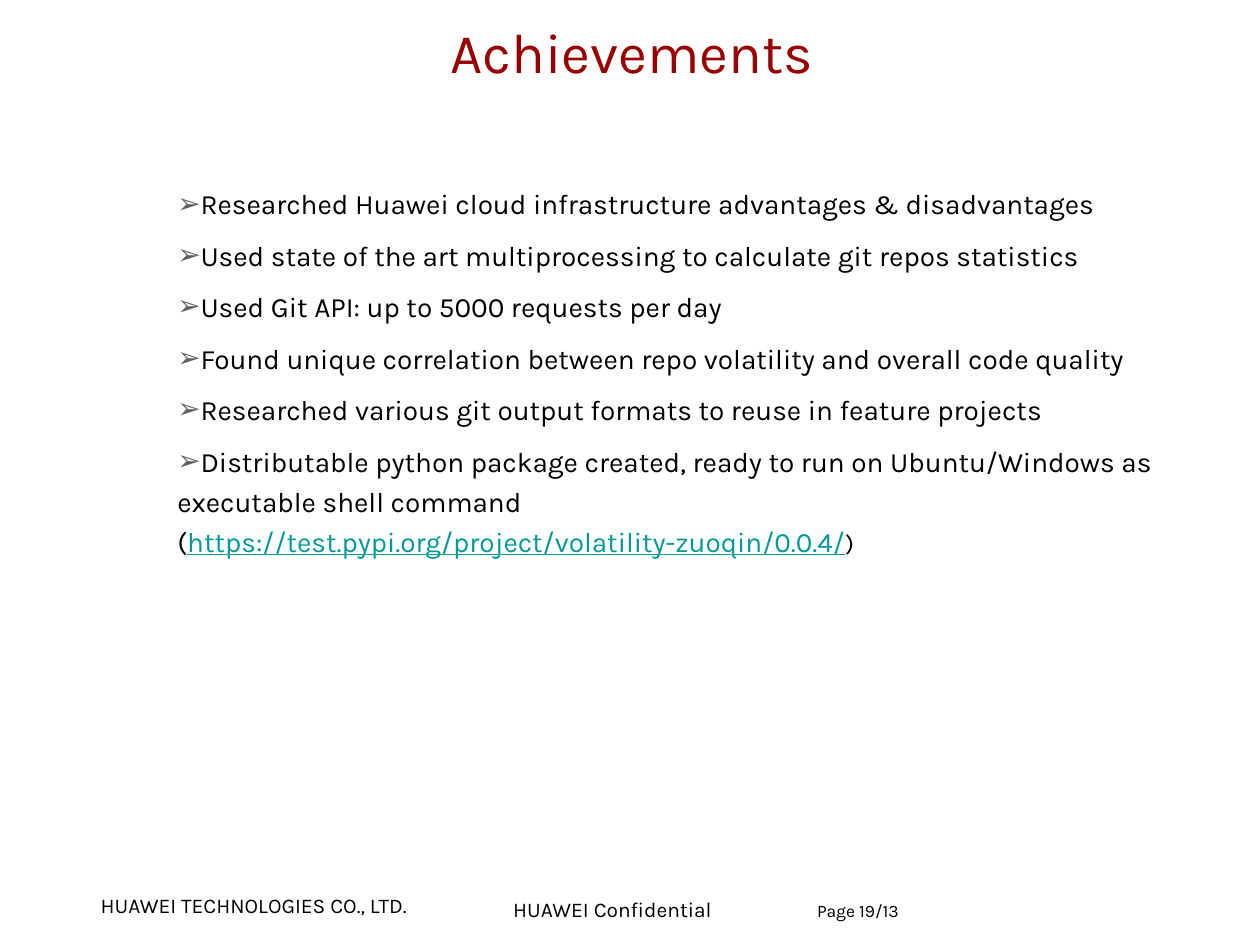
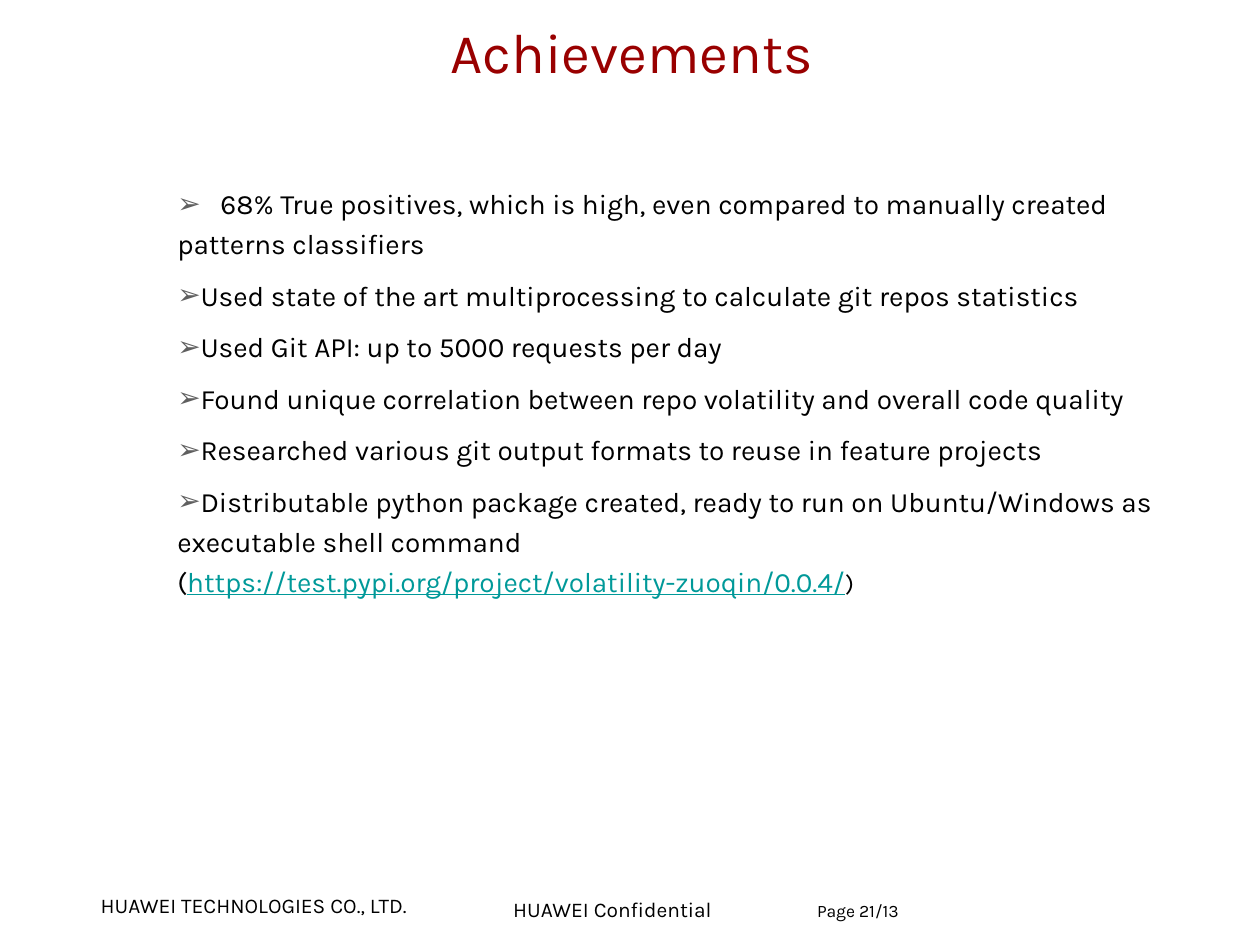
Before and after one commit to zuoqin/DeepBugs, a slide deck: slide 21 of materials/Project Presentation.pptx (slide 19 before the commit). Drawn at 1260x945 pixels with LibreOffice and Linux fonts; fonts in the diff are those of the drawing; background and template pictures are left out. Boxes give left, top, right and bottom in pixels: in the first picture for what was removed or moved away, otherwise in the second. Text is boxed around its words. In the diff, an @@ line names an element or a change of style, - is before the commit and + after.

```diff
--- a/materials/Project Presentation.pptx
+++ b/materials/Project Presentation.pptx
@@ text at <box>177,194,1107,261</box>: text changed @@
-  ➢ Researched Huawei cloud infrastructure advantages & disadvantages
+  ➢ 68% True positives, which is high, even compared to manually created patterns classifiers
@@ page number at <box>817,904,898,922</box>: text changed @@
-Page 19/13
+Page 21/13
```
Also in this commit, not shown: 7 other slides changed, 3 slides added, 1 other file.
